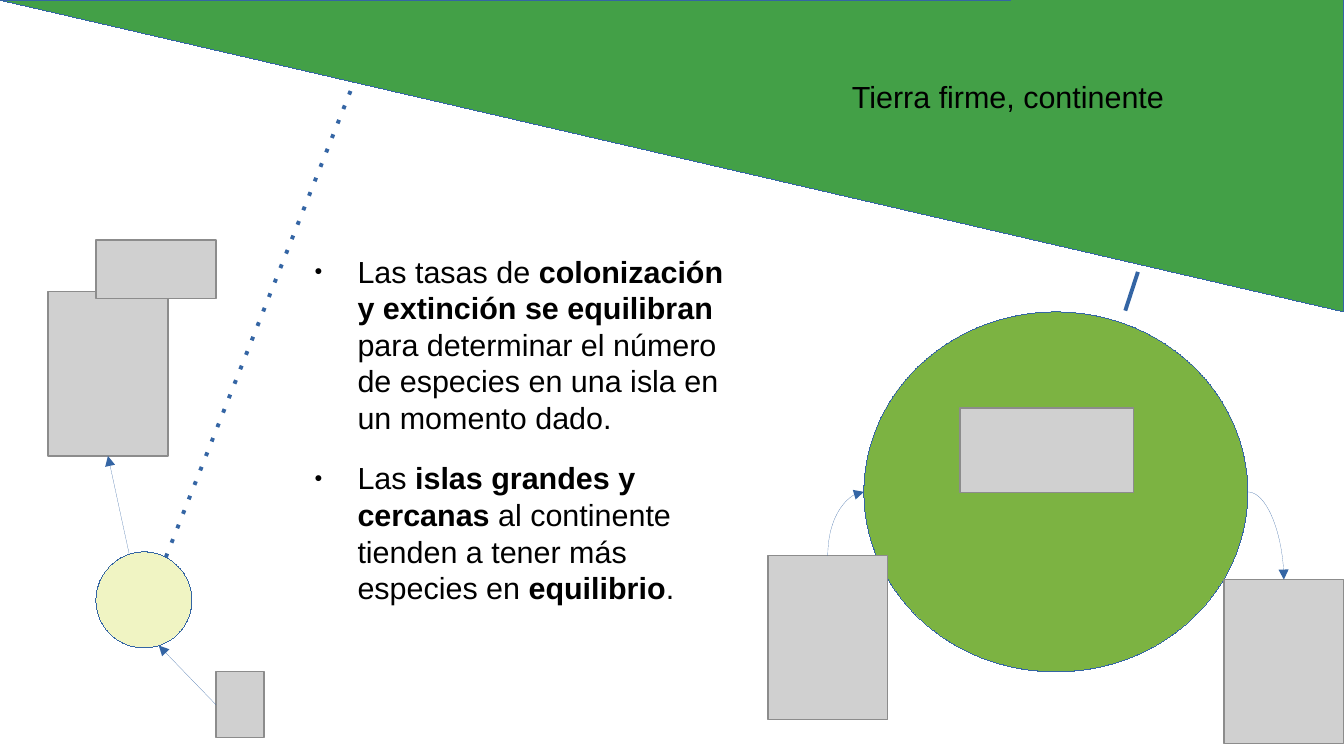
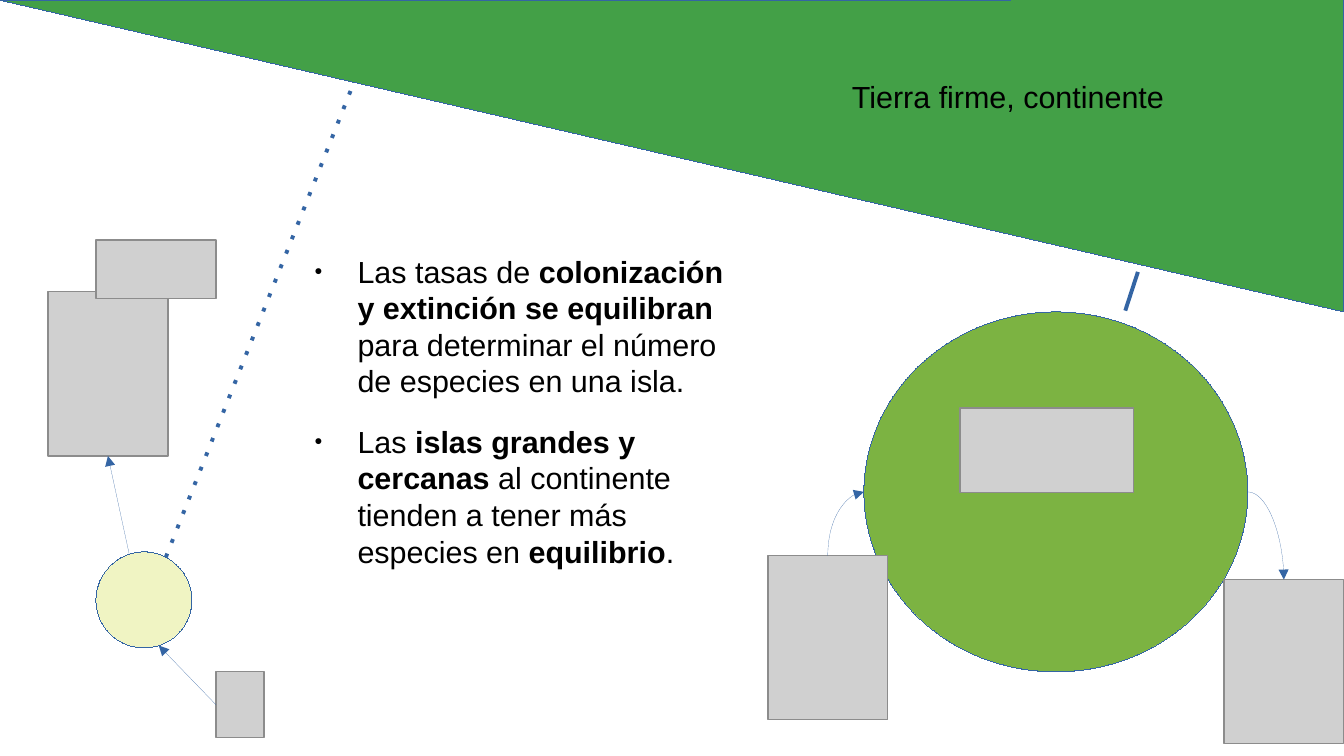
Before and after one commit to gerardommc/Ecologia-Teorica, a slide deck: slide 20 of Metapoblaciones.odp. Drawn at 1344x756 pixels with LibreOffice and Linux fonts; fonts in the diff are those of the drawing; grey boxes stand for pictures. Boxes give left, top, right and bottom in pixels: in the first picture for what was removed or moved away, otherwise in the second. Text is boxed around its words. In the diff, an @@ line names an element or a change of style, - is before the commit and + after.

```diff
--- a/Metapoblaciones.odp
+++ b/Metapoblaciones.odp
@@ text at <box>358,260,723,398</box>: text changed @@
-● Las tasas de colonización y extinción se equilibran para determinar el número de especies en una isla en un momento dado.
+● Las tasas de colonización y extinción se equilibran para determinar el número de especies en una isla.
```
Also in this commit, not shown: 7 other slides changed, 3 other files.
